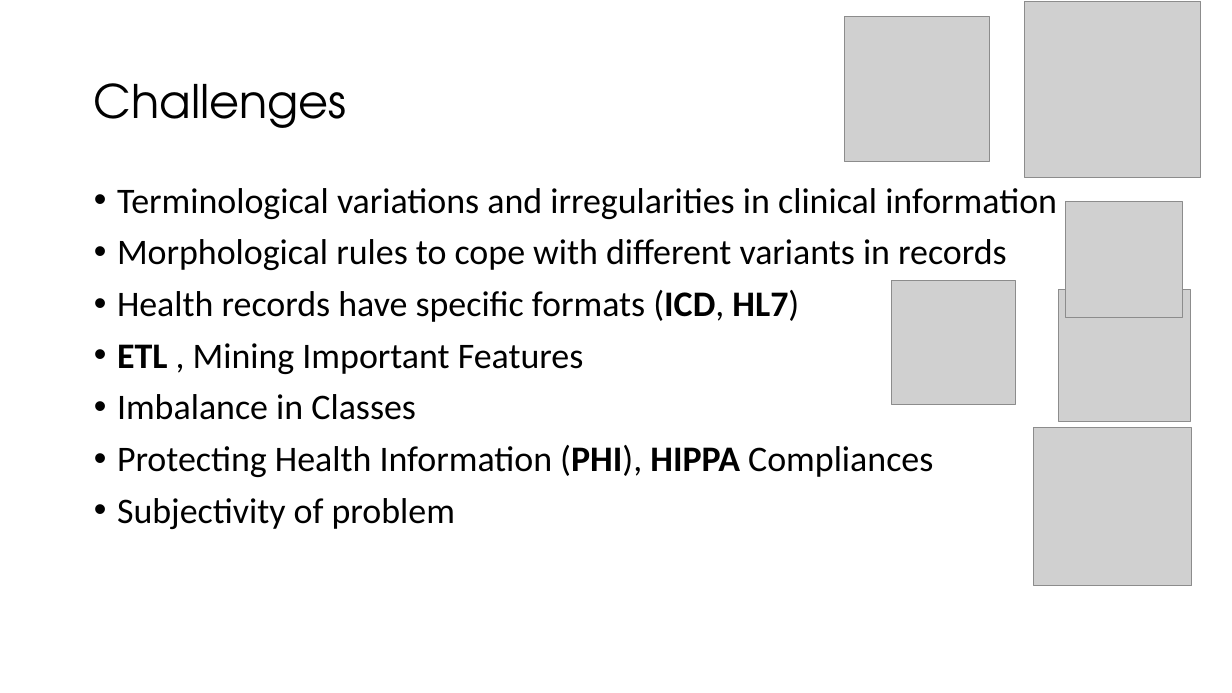
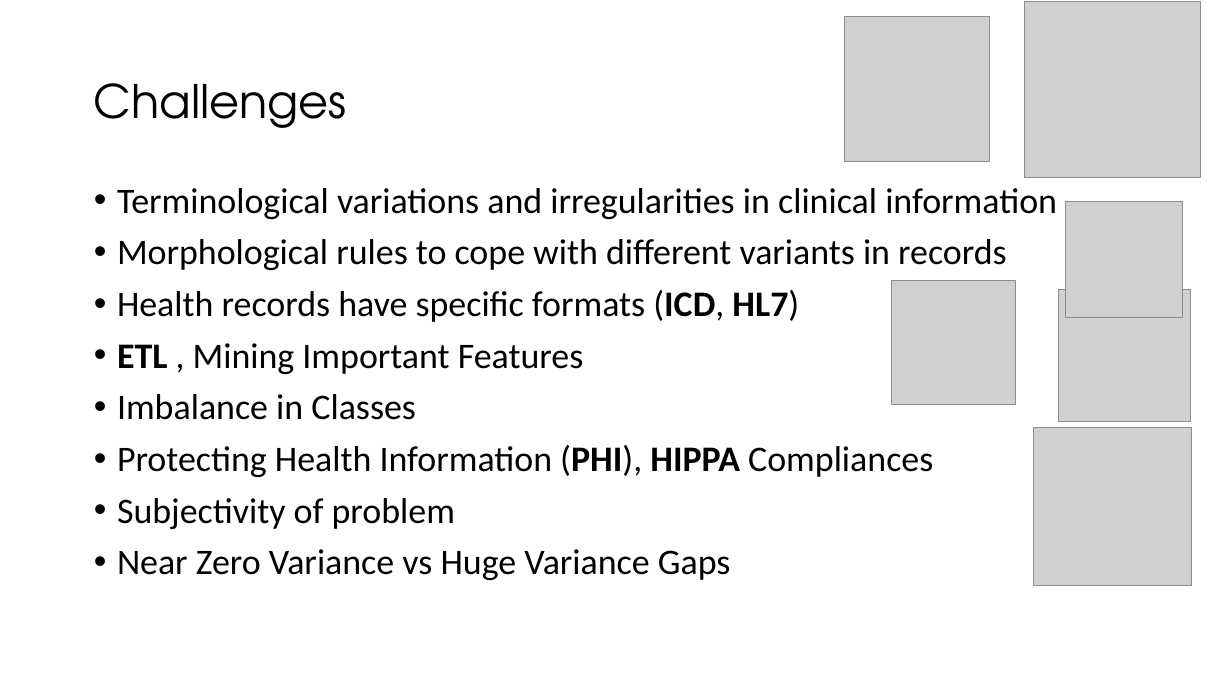
Before and after one commit to fmqbl/Predicting-Post-Procedural-Complications-Using-MIMICIII, a slide deck: slide 6 of ClinicalOutcomes.pptx. Drawn at 1232x693 pixels with LibreOffice and Linux fonts; fonts in the diff are those of the drawing; grey boxes stand for pictures. Boxes give left, top, right and bottom in pixels: in the first picture for what was removed or moved away, otherwise in the second. Text is boxed around its words. In the diff, an @@ line names an element or a change of style, - is before the commit and + after.

```diff
--- a/ClinicalOutcomes.pptx
+++ b/ClinicalOutcomes.pptx
@@ text at bbox=[117, 549, 731, 580]: paragraph added @@
+• Near Zero Variance vs Huge Variance Gaps
```
Also in this commit, not shown: 11 other slides changed, 2 slides added, 8 other files.
